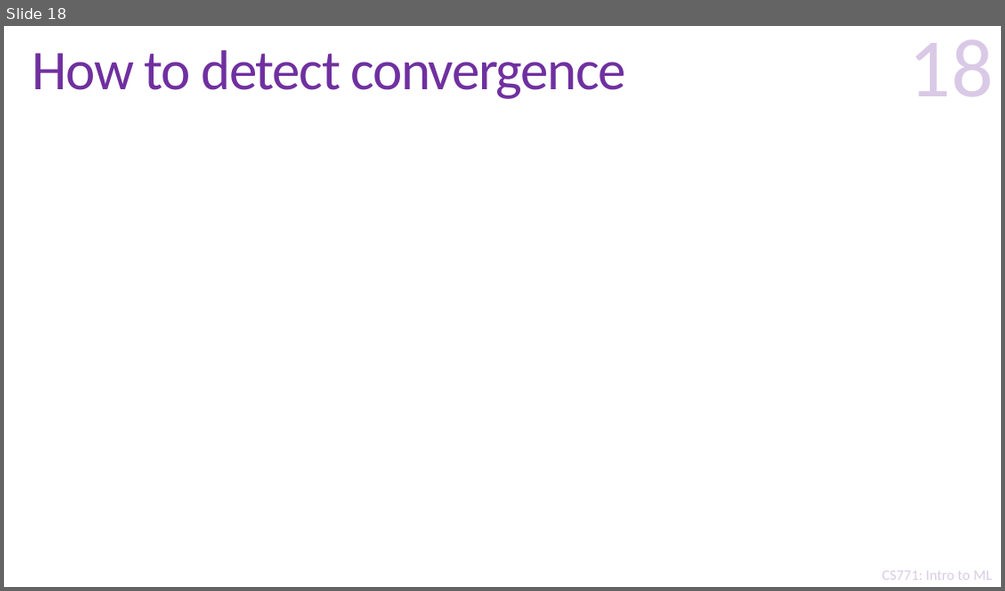
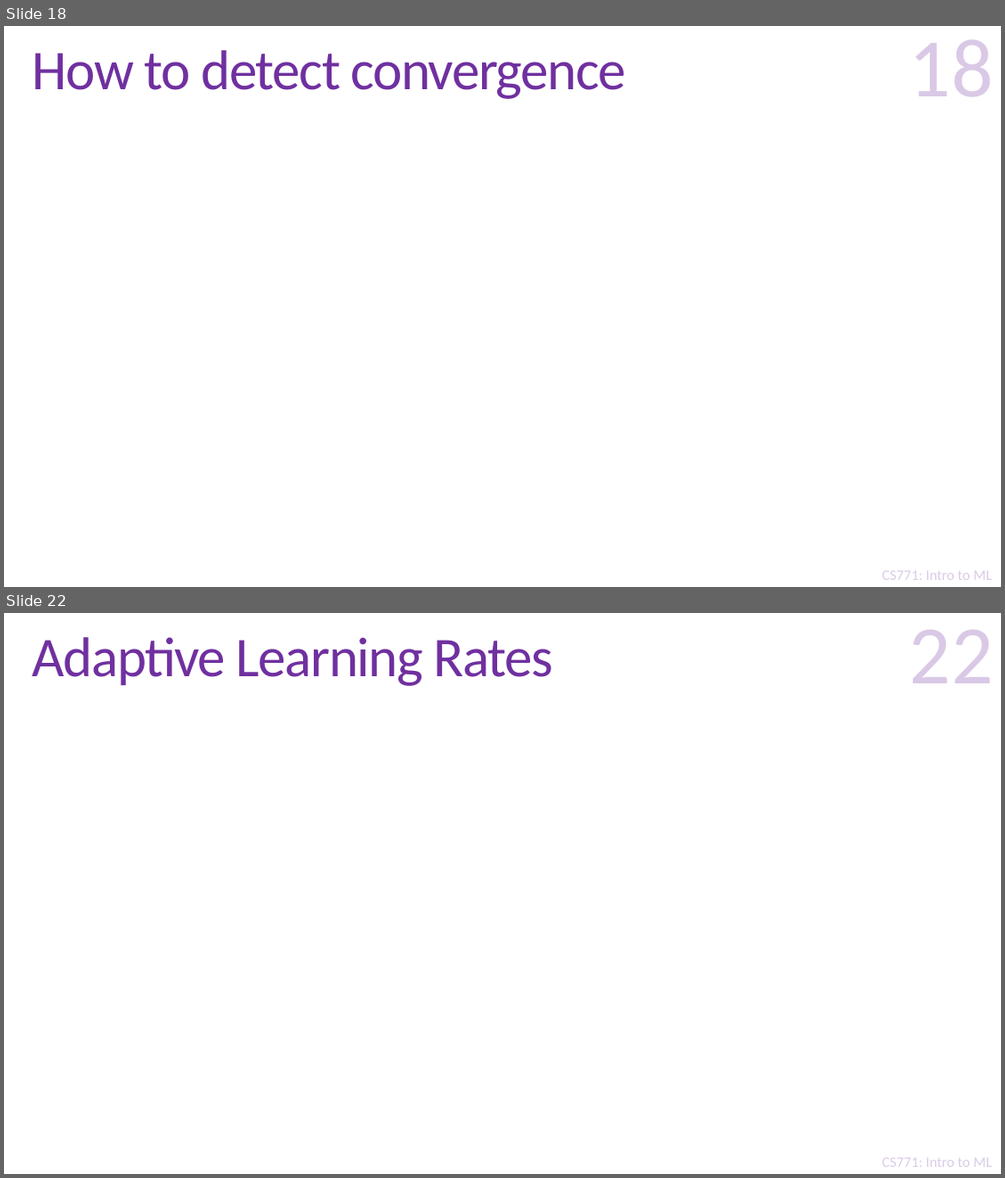
Before and after one commit to purushottamkar/ml19-20w, a slide deck: lecture_slides/8_Optimization Refresher.pptx. Shown one above the other, each under a label of ours: slide 18 before the commit, slides 18 and 22 after it; the slides between them are not shown. The pictures are 1005x591 and 1005x1178 pixels, drawn with LibreOffice and Linux fonts; fonts in the diff are those of the drawing; grey boxes stand for pictures; background and template pictures are left out. Boxes give left, top, right and bottom in pixels: in the first picture for what was removed or moved away, otherwise in the second. Text is boxed around its words. In the diff, an @@ line names an element or a change of style, - is before the commit and + after.

```diff
--- a/lecture_slides/8_Optimization Refresher.pptx
+++ b/lecture_slides/8_Optimization Refresher.pptx
@@ slide 22 added at [4, 613, 1001, 1174], background #FFFFFF; not listed: 2 template elements that a slide beside it also shows @@
@@ title added at [32, 637, 554, 686], 54 pt, text #7030A0 @@
+Adaptive Learning Rates
@@ page number added at [909, 630, 993, 683], 80 pt, text #7030A0 at 25% opacity @@
+22
```
Also in this commit, not shown: 4 other slides added.
